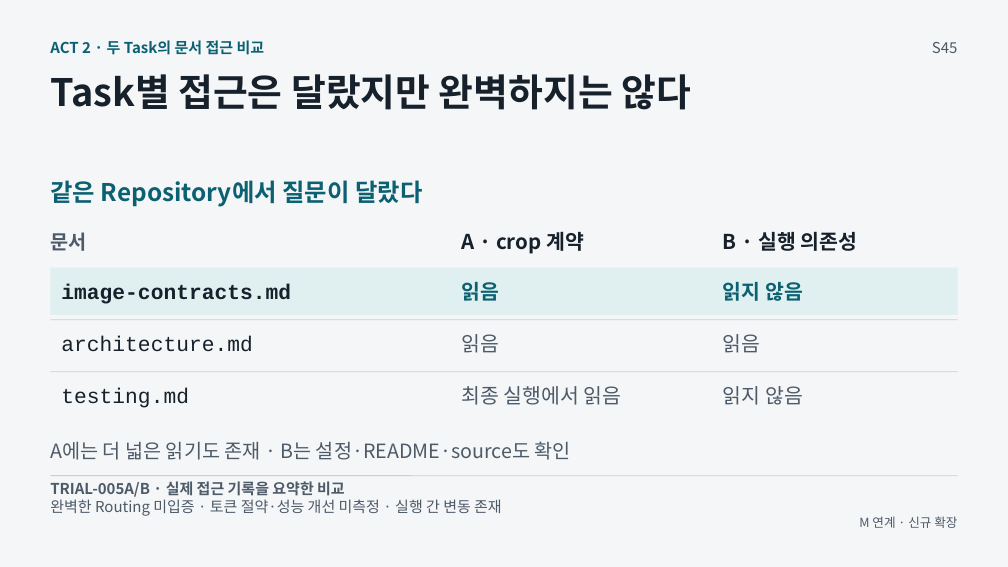
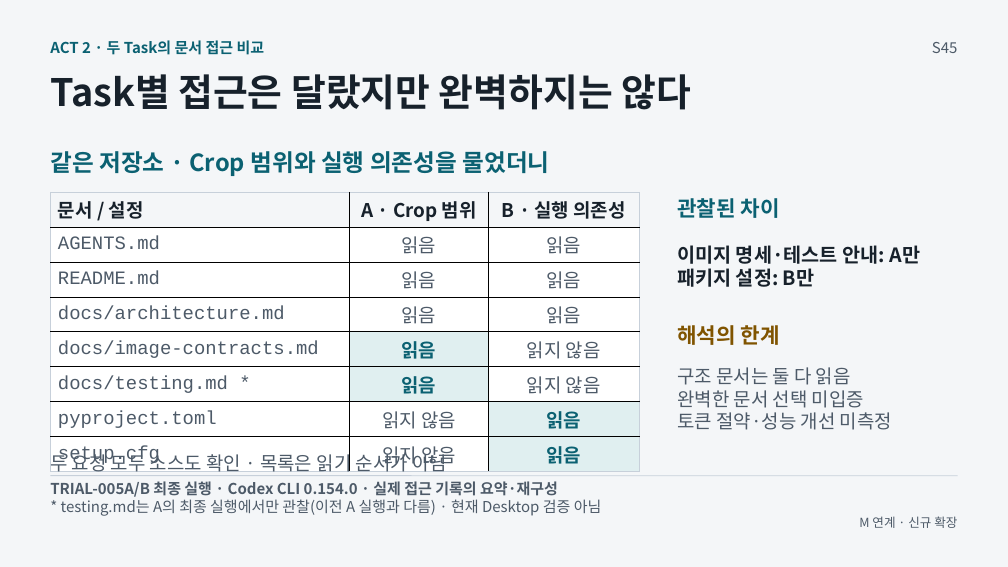
Before and after one commit to GideokKim/ai-dev-training, a slide deck: slide 14 of production/ACT_2.pptx. Drawn at 1008x567 pixels with LibreOffice and Linux fonts; fonts in the diff are those of the drawing. Boxes give left, top, right and bottom in pixels: in the first picture for what was removed or moved away, otherwise in the second. Text is boxed around its words. In the diff, an @@ line names an element or a change of style, - is before the commit and + after.

```diff
--- a/production/ACT_2.pptx
+++ b/production/ACT_2.pptx
@@ text added at bbox=[50, 151, 550, 176], 22.5 pt, text #0B6172, bold @@
+같은 저장소 · Crop 범위와 실행 의존성을 물었더니
@@ text removed at bbox=[50, 180, 422, 207] @@
-같은 Repository에서 질문이 달랐다
@@ table added at bbox=[51, 192, 640, 472], 8 rows, 3 columns @@
+문서 / 설정 | A · Crop 범위 | B · 실행 의존성
+AGENTS.md | 읽음 | 읽음
+README.md | 읽음 | 읽음
+docs/architecture.md | 읽음 | 읽음
+docs/image-contracts.md | 읽음 | 읽지 않음
+docs/testing.md * | 읽음 | 읽지 않음
+pyproject.toml | 읽지 않음 | 읽음
+setup.cfg | 읽지 않음 | 읽음
@@ text added at bbox=[677, 198, 780, 218], 20.2 pt, text #0B6172, bold @@
+관찰된 차이
@@ text removed at bbox=[50, 232, 86, 251] @@
-문서
@@ text removed at bbox=[461, 232, 584, 254] @@
-A · crop 계약
@@ text removed at bbox=[723, 231, 858, 251] @@
-B · 실행 의존성
@@ rectangle removed at bbox=[51, 268, 958, 315] @@
@@ text added at bbox=[677, 245, 920, 287], 18.8 pt, text #17212B, bold @@
+이미지 명세·테스트 안내: A만
+패키지 설정: B만
@@ text removed at bbox=[61, 284, 291, 304] @@
-image-contracts.md
@@ text removed at bbox=[461, 282, 499, 301] @@
-읽음
@@ text removed at bbox=[723, 282, 803, 301] @@
-읽지 않음
@@ line removed from (51, 320) to (958, 320) @@
@@ text added at bbox=[677, 325, 780, 345], 20.2 pt, text #805400, bold @@
+해석의 한계
@@ text removed at bbox=[61, 336, 252, 352] @@
-architecture.md
@@ text removed at bbox=[461, 334, 499, 353] @@
-읽음
@@ text removed at bbox=[723, 334, 761, 353] @@
-읽음
@@ line removed from (51, 372) to (958, 372) @@
@@ text removed at bbox=[61, 388, 189, 408] @@
-testing.md
@@ text removed at bbox=[461, 386, 622, 405] @@
-최종 실행에서 읽음
@@ text added at bbox=[677, 367, 892, 430], 18 pt, text #4D5A68 @@
+구조 문서는 둘 다 읽음
+완벽한 문서 선택 미입증
+토큰 절약·성능 개선 미측정
@@ text removed at bbox=[723, 386, 803, 405] @@
-읽지 않음
@@ text removed at bbox=[50, 441, 571, 460] @@
-A에는 더 넓은 읽기도 존재 · B는 설정·README·source도 확인
@@ text added at bbox=[50, 451, 408, 476], 18 pt, text #4D5A68 @@
+두 요청 모두 소스도 확인 · 목록은 읽기 순서가 아님
@@ text at bbox=[50, 481, 558, 497]: text changed @@
-TRIAL-005A/B · 실제 접근 기록을 요약한 비교
+TRIAL-005A/B 최종 실행 · Codex CLI 0.154.0 · 실제 접근 기록의 요약·재구성
@@ text at bbox=[61, 499, 602, 516]: text changed @@
-완벽한 Routing 미입증 · 토큰 절약·성능 개선 미측정 · 실행 간 변동 존재
+* testing.md는 A의 최종 실행에서만 관찰(이전 A 실행과 다름) · 현재 Desktop 검증 아님
```
Also in this commit, not shown: 19 other files.
